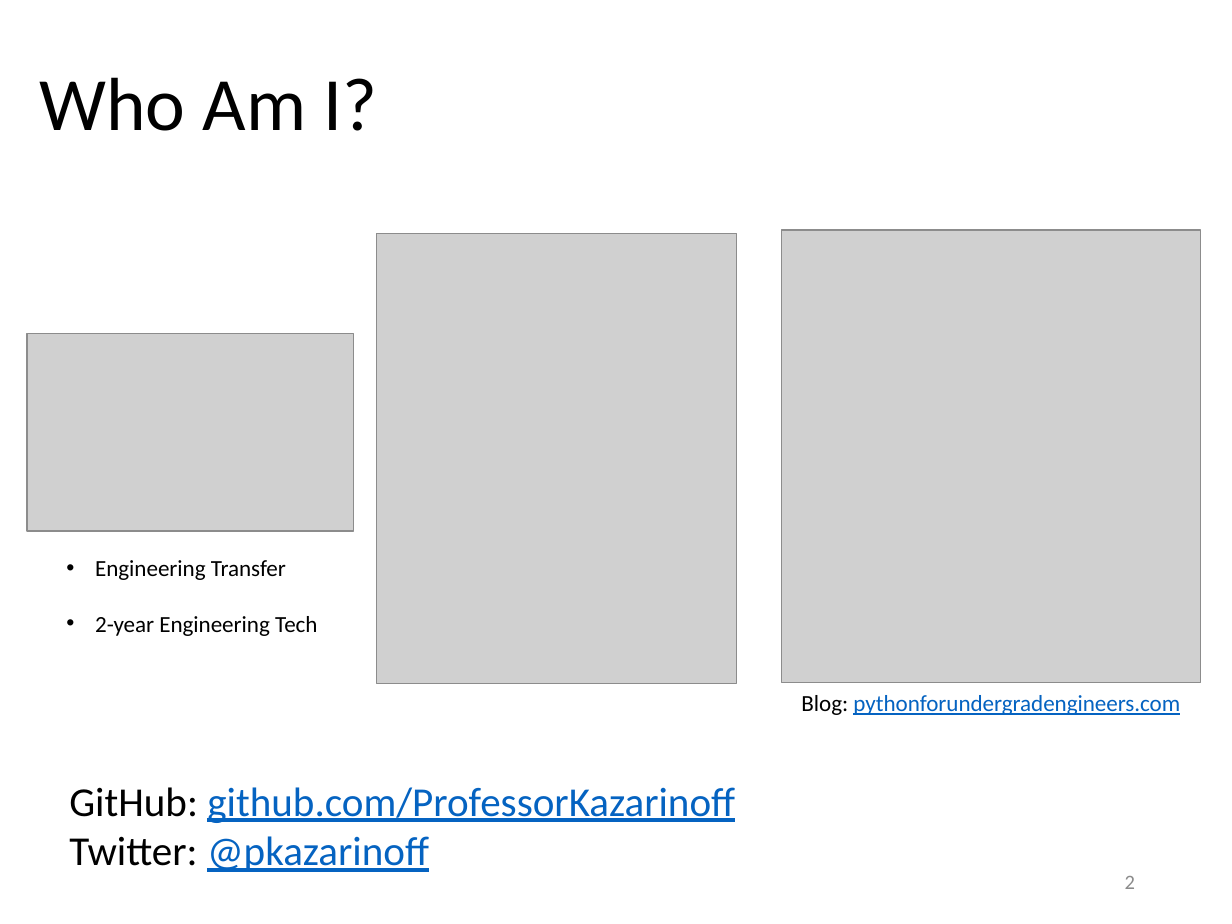
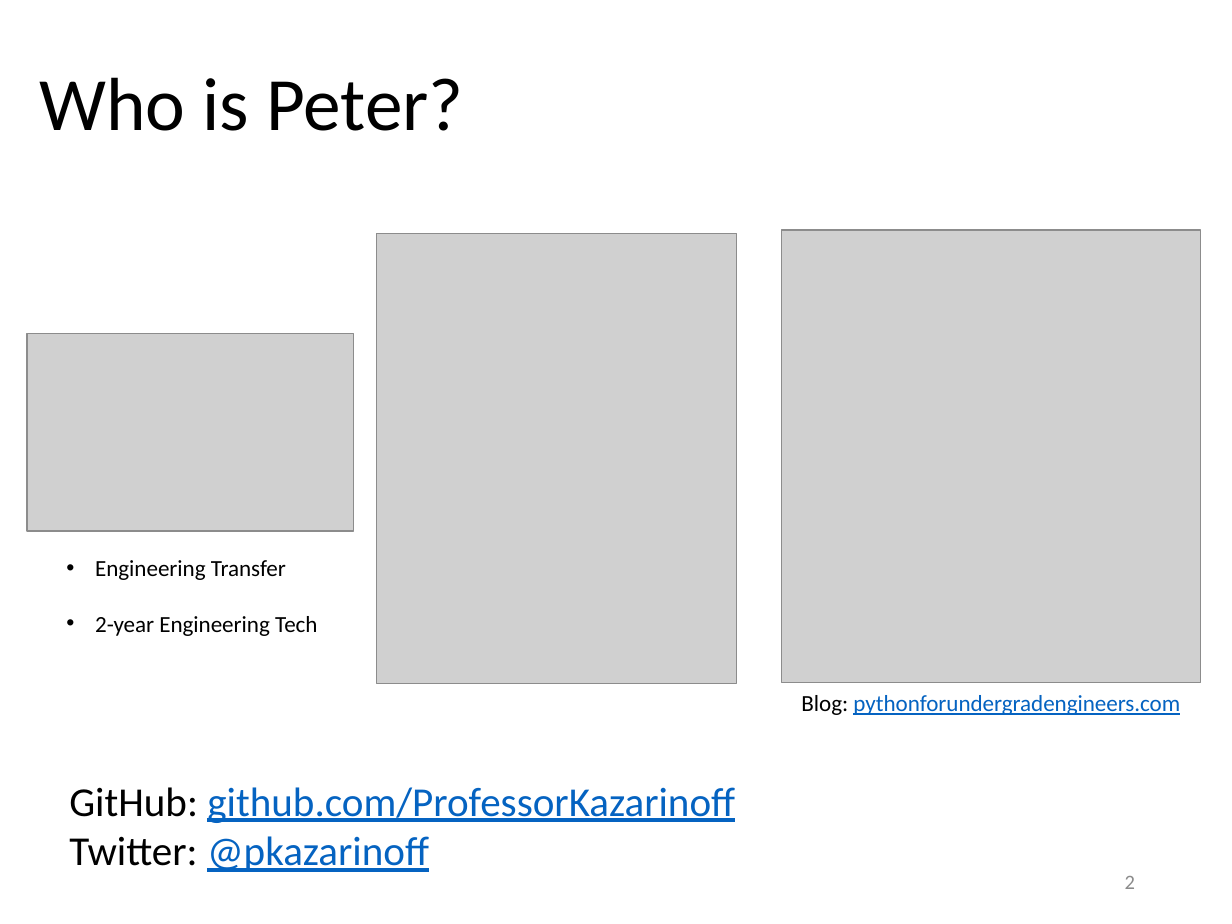
Before and after one commit to ProfessorKazarinoff/PyPDXWest-2019-10, a slide deck: slide 2 of PeterKazarinoff_PyPDX_2019-10-08.pptx. Drawn at 1232x924 pixels with LibreOffice and Linux fonts; fonts in the diff are those of the drawing; grey boxes stand for pictures. Boxes give left, top, right and bottom in pixels: in the first picture for what was removed or moved away, otherwise in the second. Text is boxed around its words. In the diff, an @@ line names an element or a change of style, - is before the commit and + after.

```diff
--- a/PeterKazarinoff_PyPDX_2019-10-08.pptx
+++ b/PeterKazarinoff_PyPDX_2019-10-08.pptx
@@ title at <box>39,77,463,131</box>: text changed @@
-Who Am I?
+Who is Peter?
```
Also in this commit, not shown: 1 other slide changed, 1 slide added, 1 other file.
